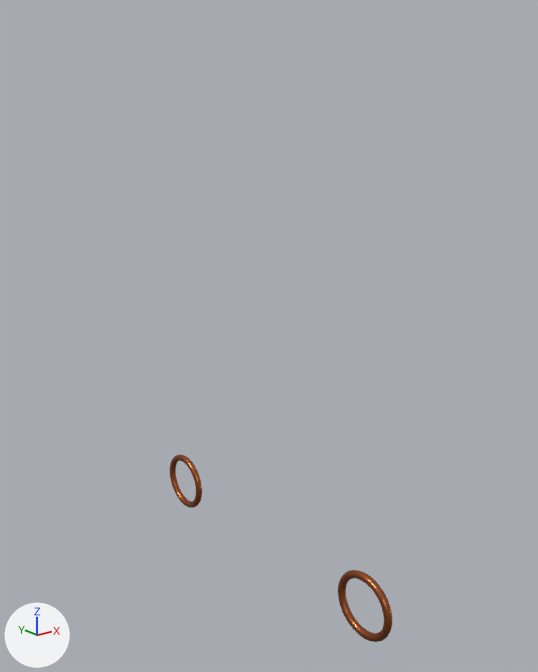
An edit to the glTF model porsche-911sc-engine/parts/oil-cooler-seals.glb, drawn before and after from the same camera.
One viewpoint serves both versions: a camera (50 mm lens) standing at (-61.0, -82.0, 5.0) and looking at (95.0, 113.0, -72.0). Every picture has the same lights, and +X, +Y and +Z are marked at lower left. The first picture is the older version.
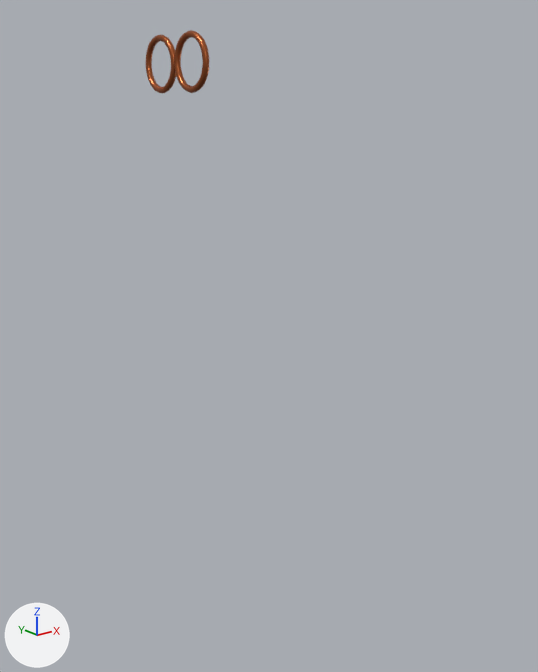
Boxes [x1, y1, x2, y2] around the edits, measured in the pictures (538 x 672 px):
'Mesh_0.001', moved
    before: [338, 570, 392, 642]
    after: [174, 30, 209, 93]
'Mesh_0', moved
    before: [170, 455, 202, 508]
    after: [146, 34, 176, 93]

The edits, one by one:
Object 'Mesh_0' (ob_mesh_0) moves from (81.8, 150.0, -140.0) to (102.8, 191.0, 20.0).
Object 'Mesh_0.001' (ob_mesh_0_001) moves from (81.8, 50.0, -140.0) to (102.8, 169.0, 20.0).
